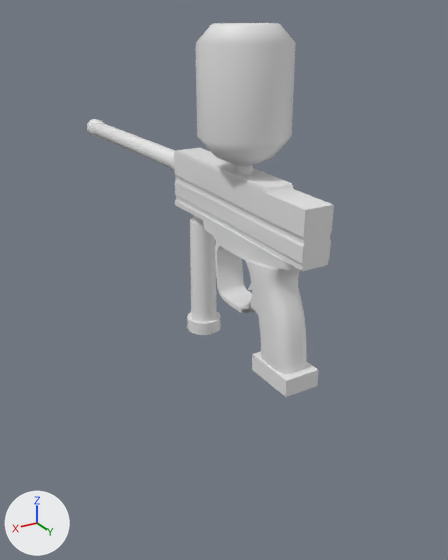
Renders of the FBX model Assets/Arts/Models/PaintBall Gun/PaintBall Gun.fbx from each side of a commit.
Camera for both pictures: a camera (50 mm lens) standing at (0.361, 0.494, 0.259) and looking at (-0.023, -0.145, -0.061). Lighting does not change. The marker at lower left points along +X, +Y and +Z. Where no turn or scale is listed for an object, it has been applied to the vertices.

In view in the first picture: 'Air Source Adapter', 'Barrel', 'Feeder', 'Foregrip', 'Grip Fame Low', 'Hammer'.
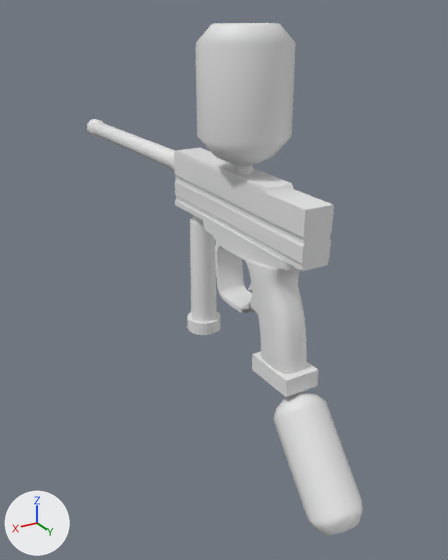
Boxes (x1, y1, x2, y2) around the edits, measured in the pictures (448 x 560 px):
'CO2 Tank', added
    after: (273, 392, 363, 535)

The change, as a list of edits to the scene's bpy script:
```text
Add me_cube_002:
    me_cube_002.from_pydata(...)  # 87 vertices, 80 faces; spans x -0.0289..0.0314, y 0.0267..0.148, z -0.247..-0.1039
Add ob_co2_tank:
    ob_co2_tank = bpy.data.objects.new('CO2 Tank', me_cube_002)
    ob_co2_tank.location = (0.0, 0.0, 0.0)
```
